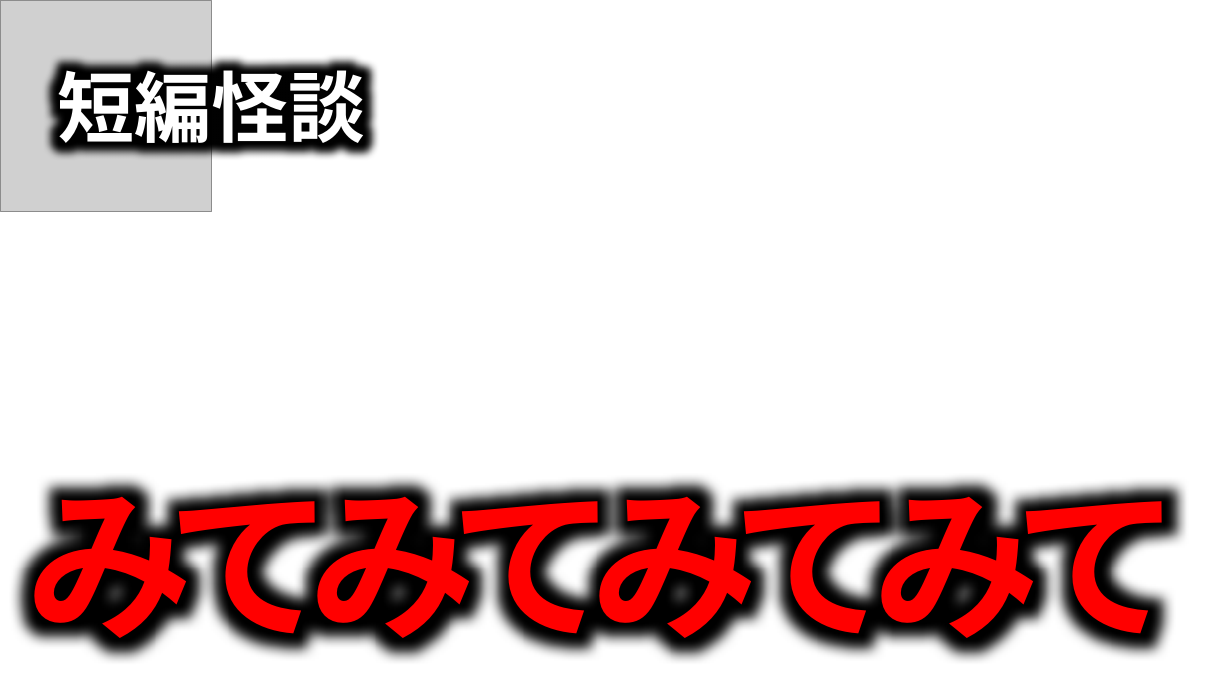
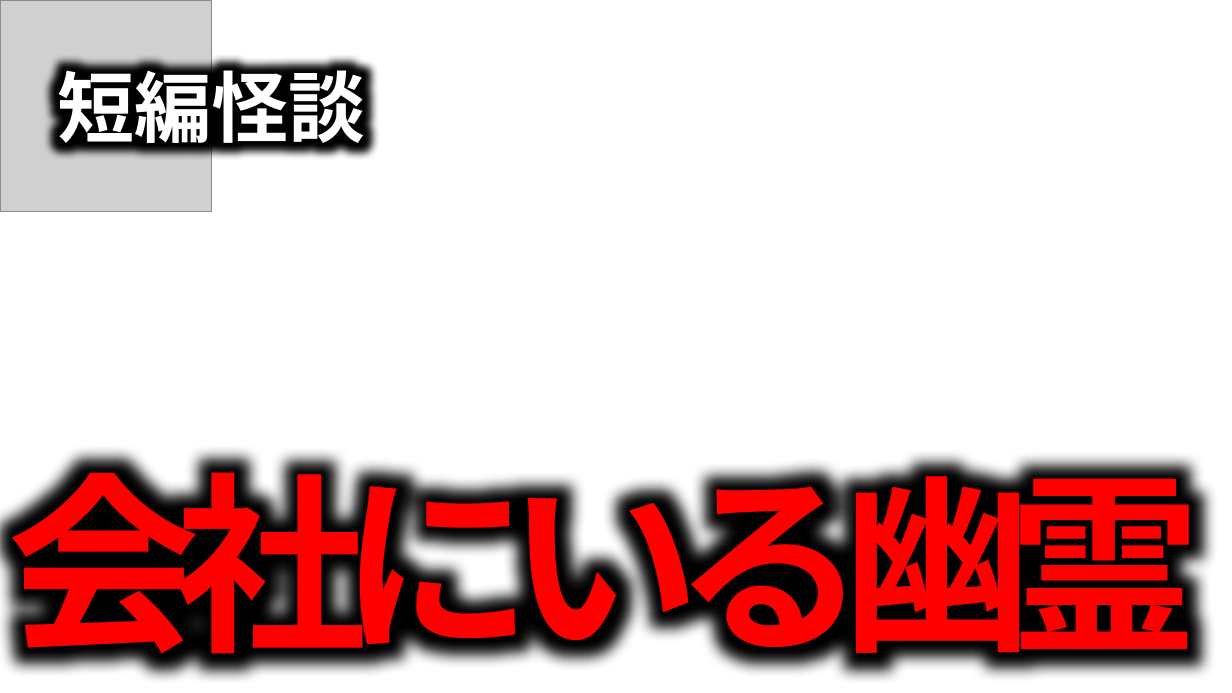
Before and after one commit to takeko333/ContentGenerator, a slide deck: slide 5 of bkup/Channels/ほたてまだこ/サムネイル_Horror.pptx (slide 2 before the commit). Drawn at 1232x693 pixels with LibreOffice and Linux fonts; fonts in the diff are those of the drawing; grey boxes stand for pictures; background and template pictures are left out. Boxes give left, top, right and bottom in pixels: in the first picture for what was removed or moved away, otherwise in the second. Text is boxed around its words. In the diff, an @@ line names an element or a change of style, - is before the commit and + after.

```diff
--- a/bkup/Channels/ほたてまだこ/サムネイル_Horror.pptx
+++ b/bkup/Channels/ほたてまだこ/サムネイル_Horror.pptx
@@ text at [7,440,1201,683]: text changed; size 130 to 150 pt @@
-みてみてみてみて
+会社にいる幽霊
```
Also in this commit, not shown: 1 other slide changed, 3 slides added.
